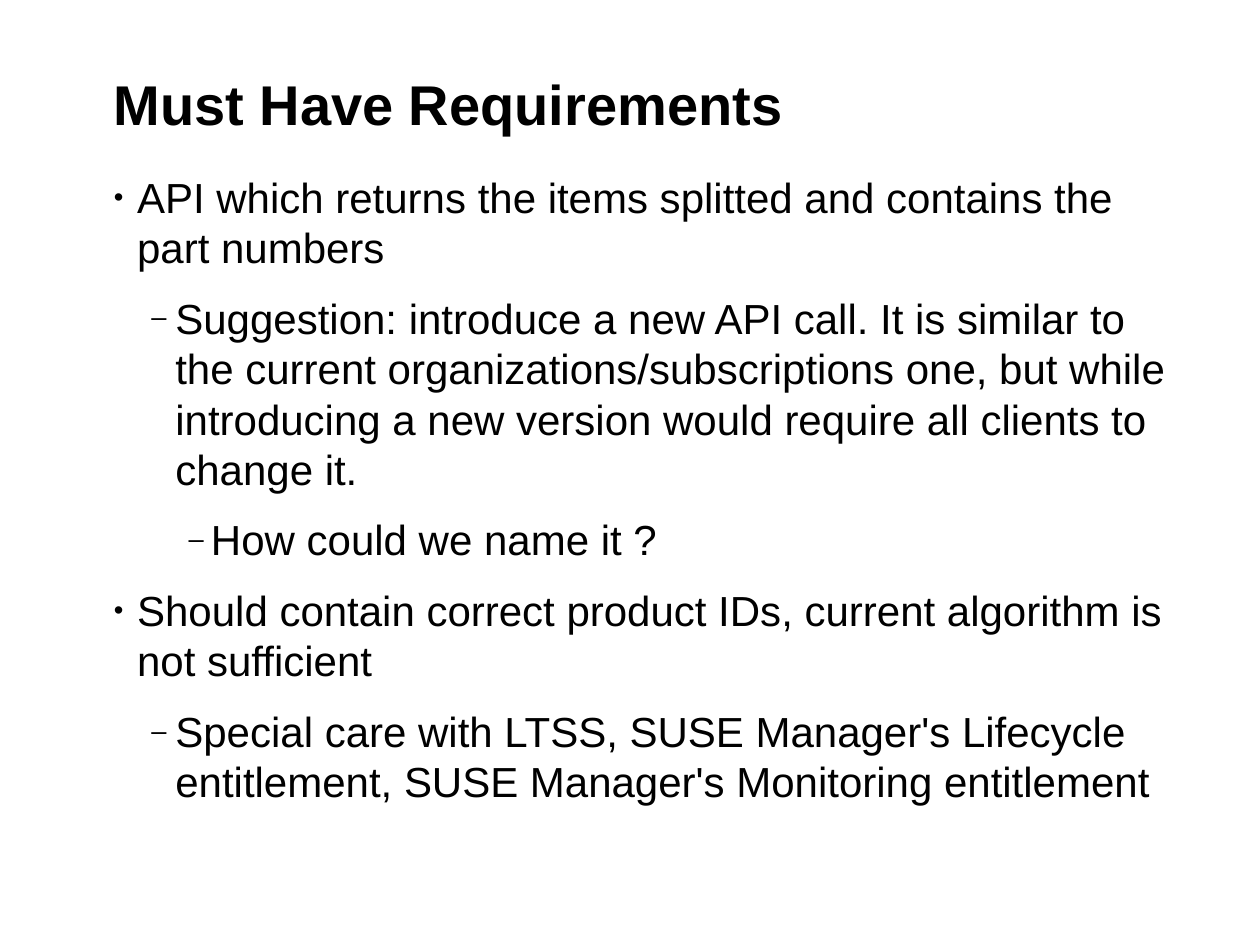
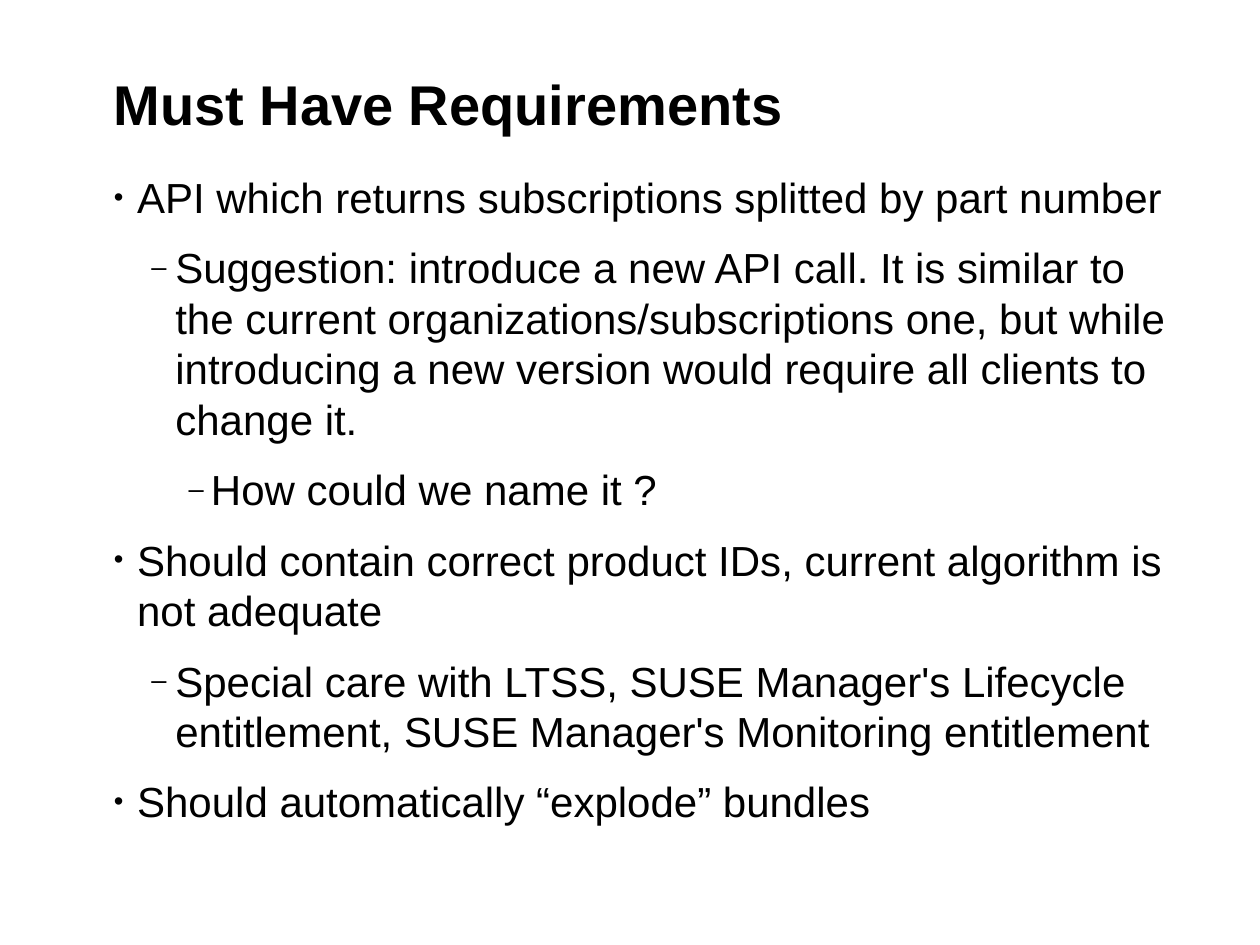
Before and after one commit to hustodemon/subscription-matcher, a slide deck: slide 24 of doc/SubscriptionCounting.odp (slide 23 before the commit). Drawn at 1260x945 pixels with LibreOffice and Linux fonts; fonts in the diff are those of the drawing; background and template pictures are left out. Boxes give left, top, right and bottom in pixels: in the first picture for what was removed or moved away, otherwise in the second. Text is boxed around its words. In the diff, an @@ line names an element or a change of style, - is before the commit and + after.

```diff
--- a/doc/SubscriptionCounting.odp
+++ b/doc/SubscriptionCounting.odp
@@ text at [137, 182, 1165, 755]: paragraph added @@
+• Should automatically “explode” bundles
@@ text at [137, 182, 1161, 221]: text changed @@
-• API which returns the items splitted and contains the part numbers
+• API which returns subscriptions splitted by part number
@@ text at [137, 545, 1161, 635]: text changed @@
-• Should contain correct product IDs, current algorithm is not sufficient
+• Should contain correct product IDs, current algorithm is not adequate
```
Also in this commit, not shown: 9 other slides changed, 2 slides added, 1 slide removed.
